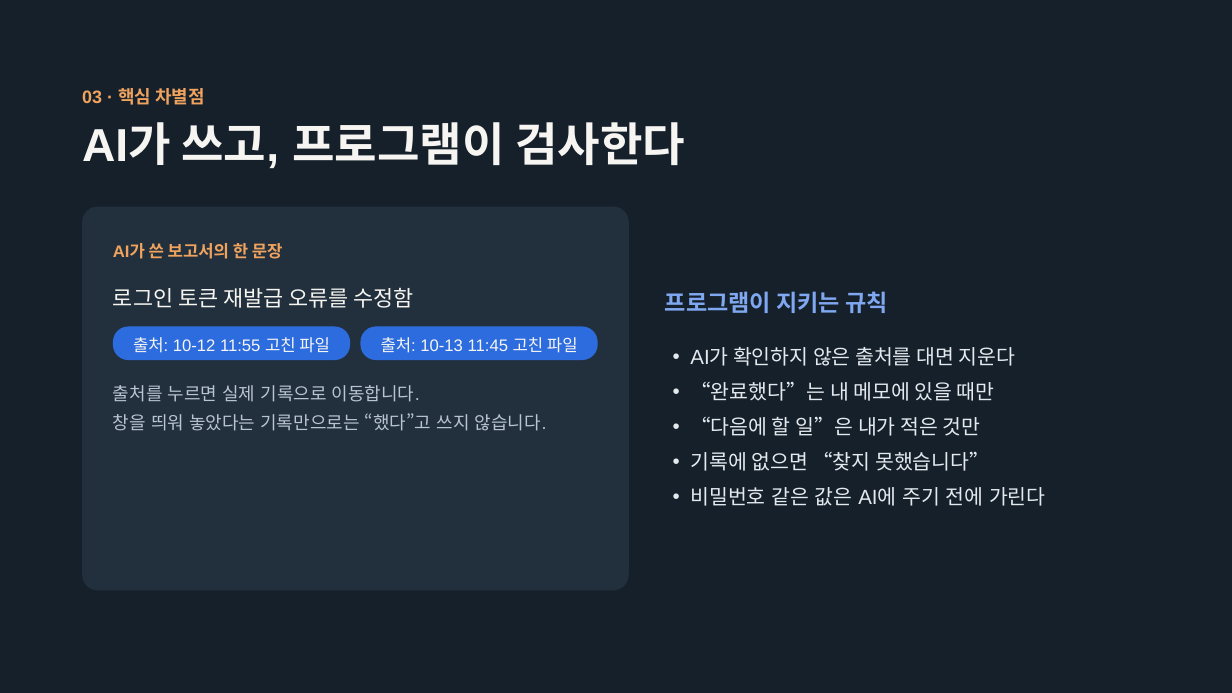
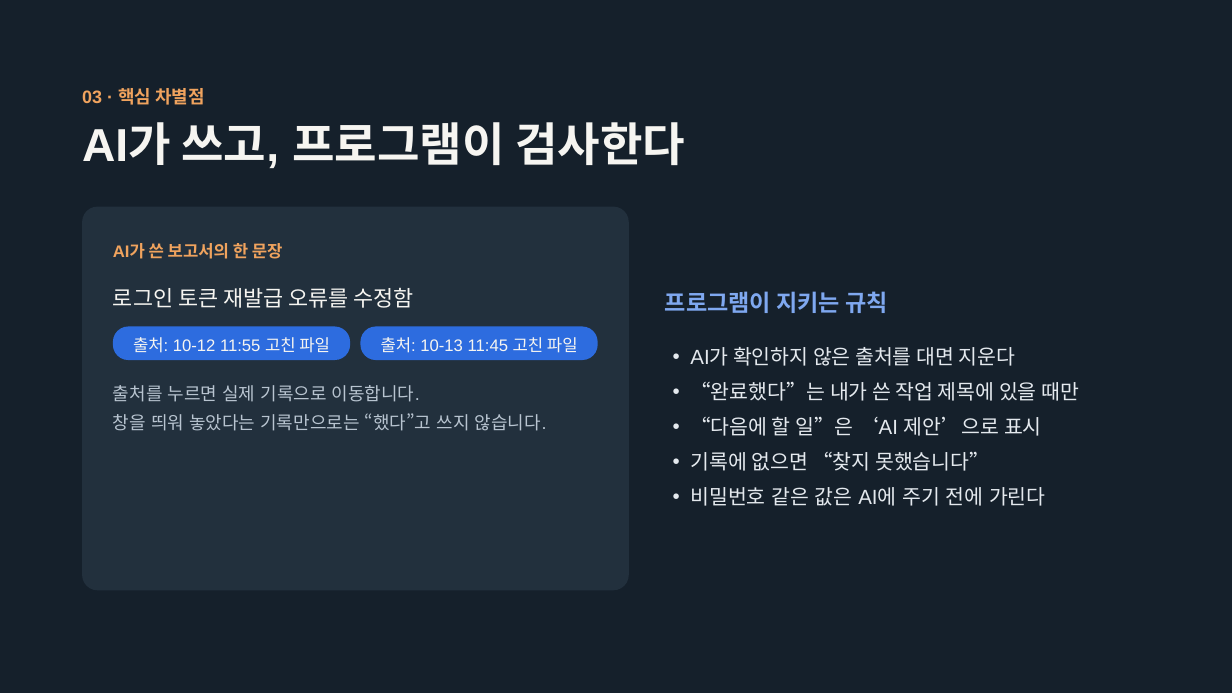
Before and after one commit to superokok/work-history, a slide deck: slide 4 of ppt/작업 기록 앱-(대인배)-v2.pptx. Drawn at 1232x693 pixels with LibreOffice and Linux fonts; fonts in the diff are those of the drawing. Boxes give left, top, right and bottom in pixels: in the first picture for what was removed or moved away, otherwise in the second. Text is boxed around its words. In the diff, an @@ line names an element or a change of style, - is before the commit and + after.

```diff
--- a/ppt/작업 기록 앱-(대인배)-v2.pptx
+++ b/ppt/작업 기록 앱-(대인배)-v2.pptx
@@ text at (x1=690, y1=382, x2=1079, y2=436): text changed @@
-• “완료했다”는 내 메모에 있을 때만
-• “다음에 할 일”은 내가 적은 것만
+• “완료했다”는 내가 쓴 작업 제목에 있을 때만
+• “다음에 할 일”은 ‘AI 제안’으로 표시
```
Also in this commit, not shown: 9 other slides changed.
